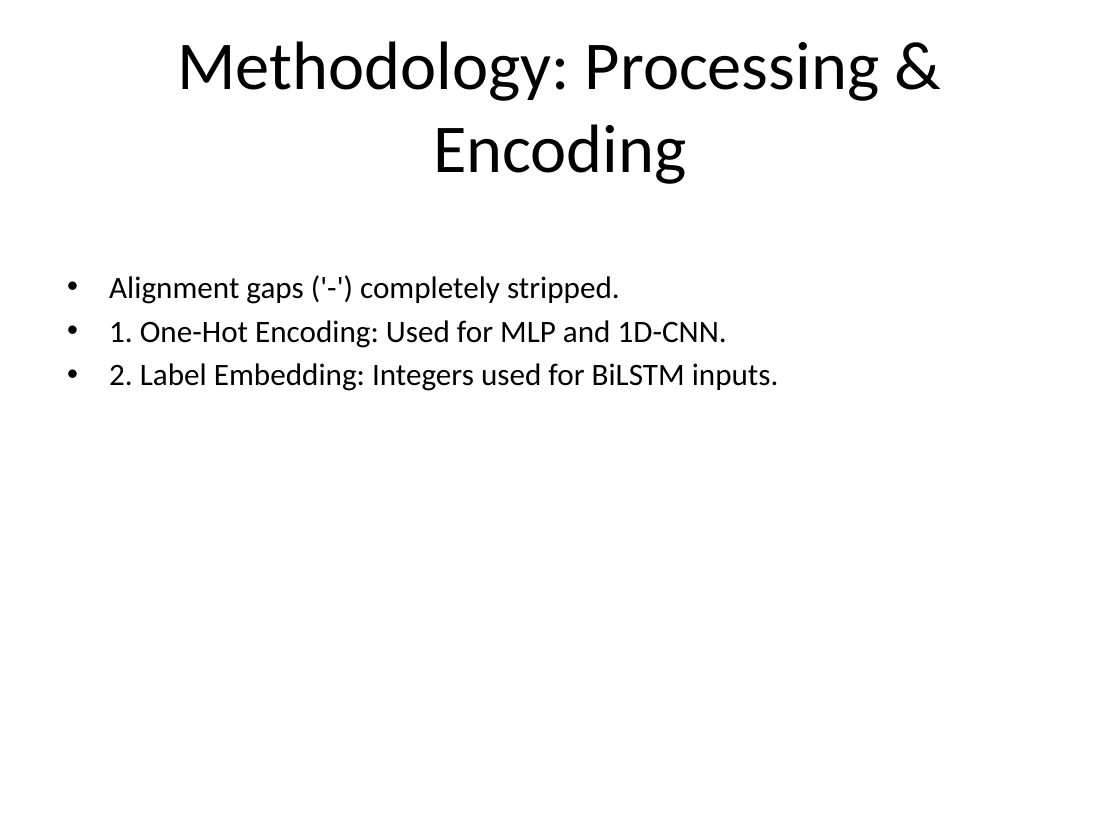
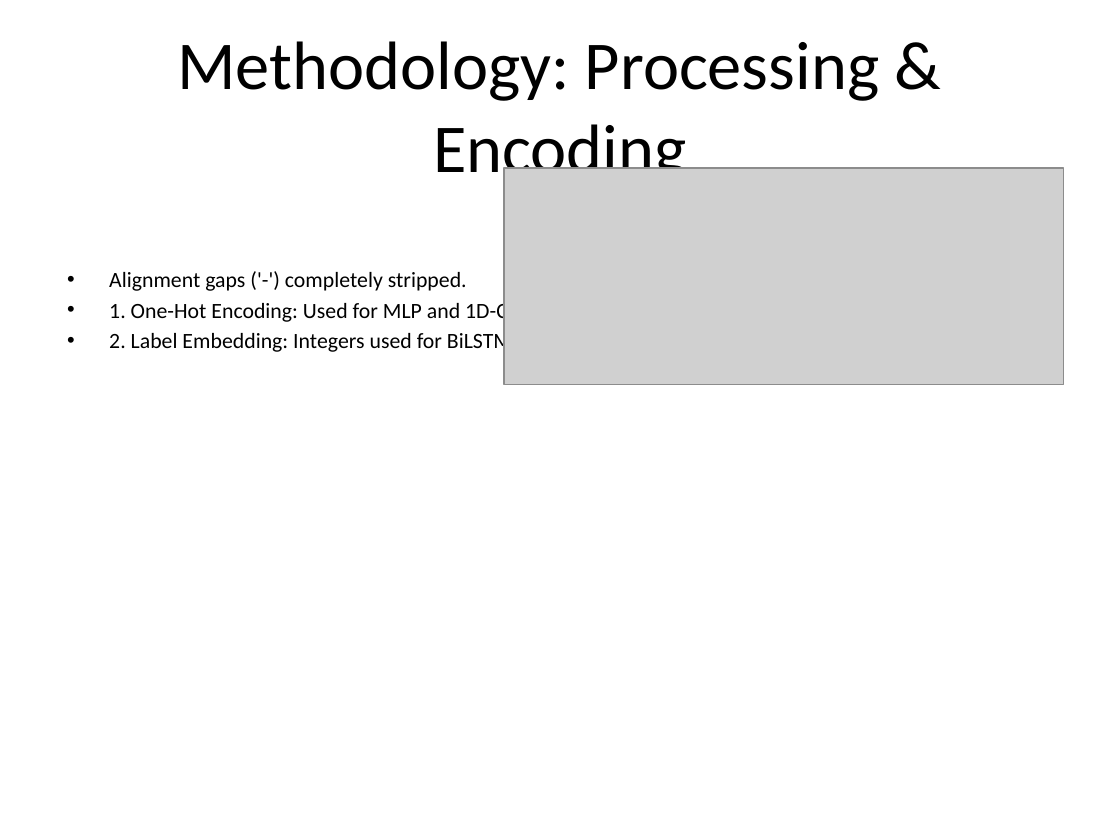
Before and after one commit to JNagawa/HIV_subtype_classifier_DeepLearning, a slide deck: slide 4 of reports/presentation.pptx. Drawn at 1120x840 pixels with LibreOffice and Linux fonts; fonts in the diff are those of the drawing; grey boxes stand for pictures. Boxes give left, top, right and bottom in pixels: in the first picture for what was removed or moved away, otherwise in the second. Text is boxed around its words. In the diff, an @@ line names an element or a change of style, - is before the commit and + after.

```diff
--- a/reports/presentation.pptx
+++ b/reports/presentation.pptx
@@ picture added at bbox=[504, 168, 1064, 384] @@
@@ text "Alignment gaps ('-') completely stripped." at bbox=[109, 272, 541, 355]: size 20 to 14 pt; less space between paragraphs @@
```
Also in this commit, not shown: 3 other slides changed, 2 slides added, 1 slide removed, 3 other files.
